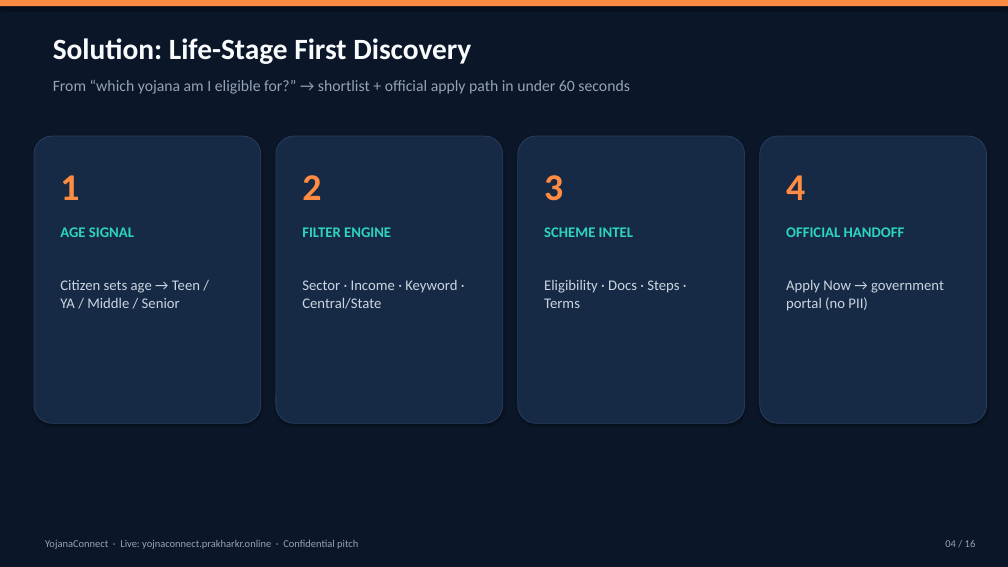
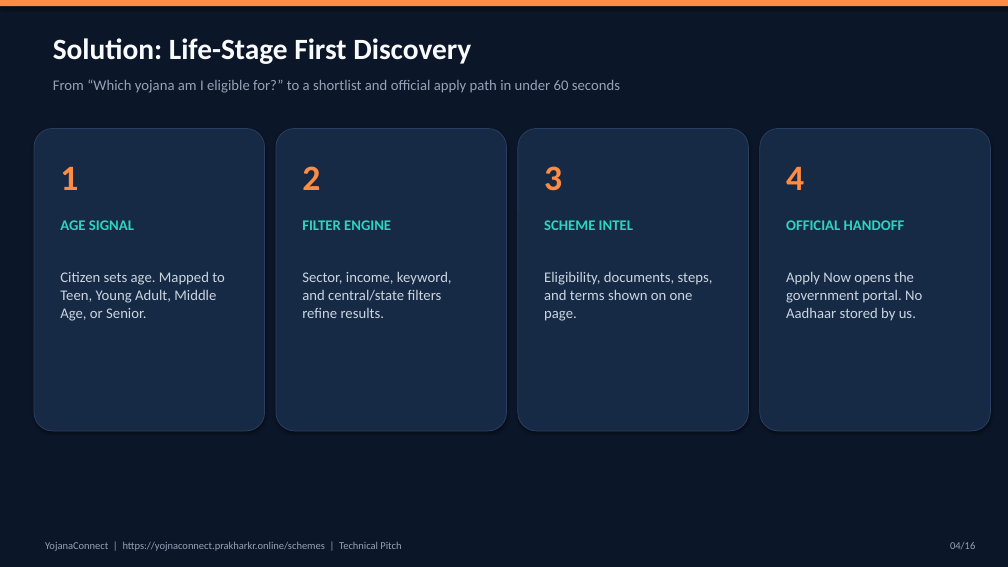
Before and after one commit to pawani-2502/YOJNA-CONNECT, a slide deck: slide 4 of pitch/YojnaConnect-TechPitch.pptx. Drawn at 1008x567 pixels with LibreOffice and Linux fonts; fonts in the diff are those of the drawing. Boxes give left, top, right and bottom in pixels: in the first picture for what was removed or moved away, otherwise in the second. Text is boxed around its words. In the diff, an @@ line names an element or a change of style, - is before the commit and + after.

```diff
--- a/pitch/YojnaConnect-TechPitch.pptx
+++ b/pitch/YojnaConnect-TechPitch.pptx
@@ text at (53, 79, 620, 93): text changed; size 15 to 14 pt @@
-From “which yojana am I eligible for?” → shortlist + official apply path in under 60 seconds
+From “Which yojana am I eligible for?” to a shortlist and official apply path in under 60 seconds
@@ rounded rectangle: place and size @@
-rounded rectangle at (34, 136, 261, 423)
+rounded rectangle at (34, 129, 265, 431)
@@ rounded rectangle: place and size @@
-rounded rectangle at (276, 136, 503, 423)
+rounded rectangle at (276, 129, 507, 431)
@@ rounded rectangle: place and size @@
-rounded rectangle at (518, 136, 745, 423)
+rounded rectangle at (518, 129, 749, 431)
@@ rounded rectangle: place and size @@
-rounded rectangle at (760, 136, 987, 423)
+rounded rectangle at (760, 129, 991, 431)
@@ 4 texts: place and size @@
-4 texts at (60, 175, 805, 201)
+4 texts at (60, 166, 804, 191)
@@ size 36 to 34 pt in 4 elements at (60, 167, 78, 190), (302, 166, 320, 190), (544, 166, 562, 191), (786, 167, 804, 190) @@
@@ text "AGE SIGNAL": place and size @@
-text "AGE SIGNAL" at (60, 227, 134, 237)
+text "AGE SIGNAL" at (60, 220, 134, 230)
@@ text "FILTER ENGINE": place and size @@
-text "FILTER ENGINE" at (302, 227, 391, 237)
+text "FILTER ENGINE" at (302, 220, 391, 230)
@@ text "SCHEME INTEL": place and size @@
-text "SCHEME INTEL" at (544, 227, 633, 237)
+text "SCHEME INTEL" at (544, 220, 633, 230)
@@ text "OFFICIAL HANDOFF": place and size @@
-text "OFFICIAL HANDOFF" at (786, 227, 905, 237)
+text "OFFICIAL HANDOFF" at (786, 220, 905, 230)
@@ text at (60, 272, 225, 321): text changed @@
-Citizen sets age → Teen / YA / Middle / Senior
+Citizen sets age. Mapped to Teen, Young Adult, Middle Age, or Senior.
@@ text at (302, 272, 452, 318): text changed @@
-Sector · Income · Keyword · Central/State
+Sector, income, keyword, and central/state filters refine results.
@@ text at (544, 272, 713, 321): text changed @@
-Eligibility · Docs · Steps · Terms
+Eligibility, documents, steps, and terms shown on one page.
@@ text at (786, 272, 922, 321): text changed @@
-Apply Now → government portal (no PII)
+Apply Now opens the government portal. No Aadhaar stored by us.
@@ text at (45, 542, 401, 551): text changed @@
-YojanaConnect · Live: yojnaconnect.prakharkr.online · Confidential pitch
+YojanaConnect | https://yojnaconnect.prakharkr.online/schemes | Technical Pitch
@@ text at (950, 542, 975, 549): spaces changed @@
-04 / 16
+04/16
```
Also in this commit, not shown: 14 other slides changed, 1 slide added, 1 slide removed, 1 other file.
